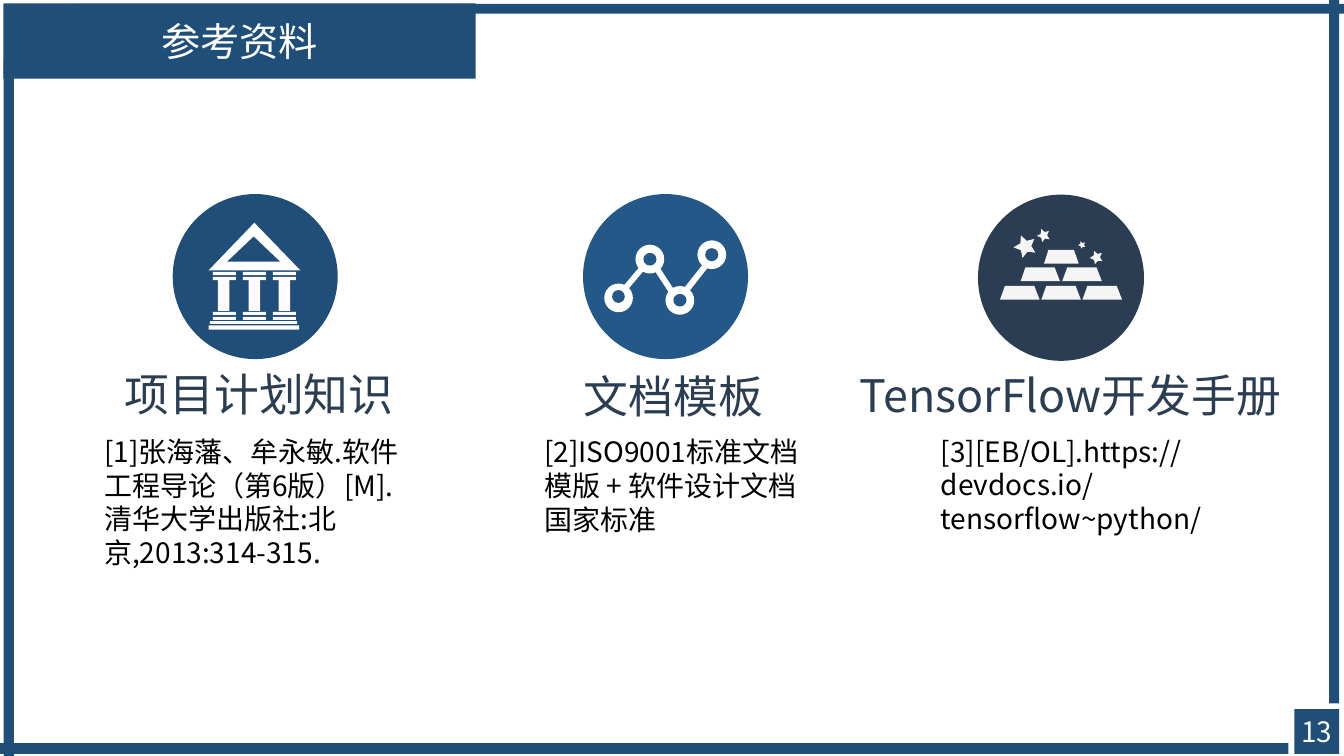
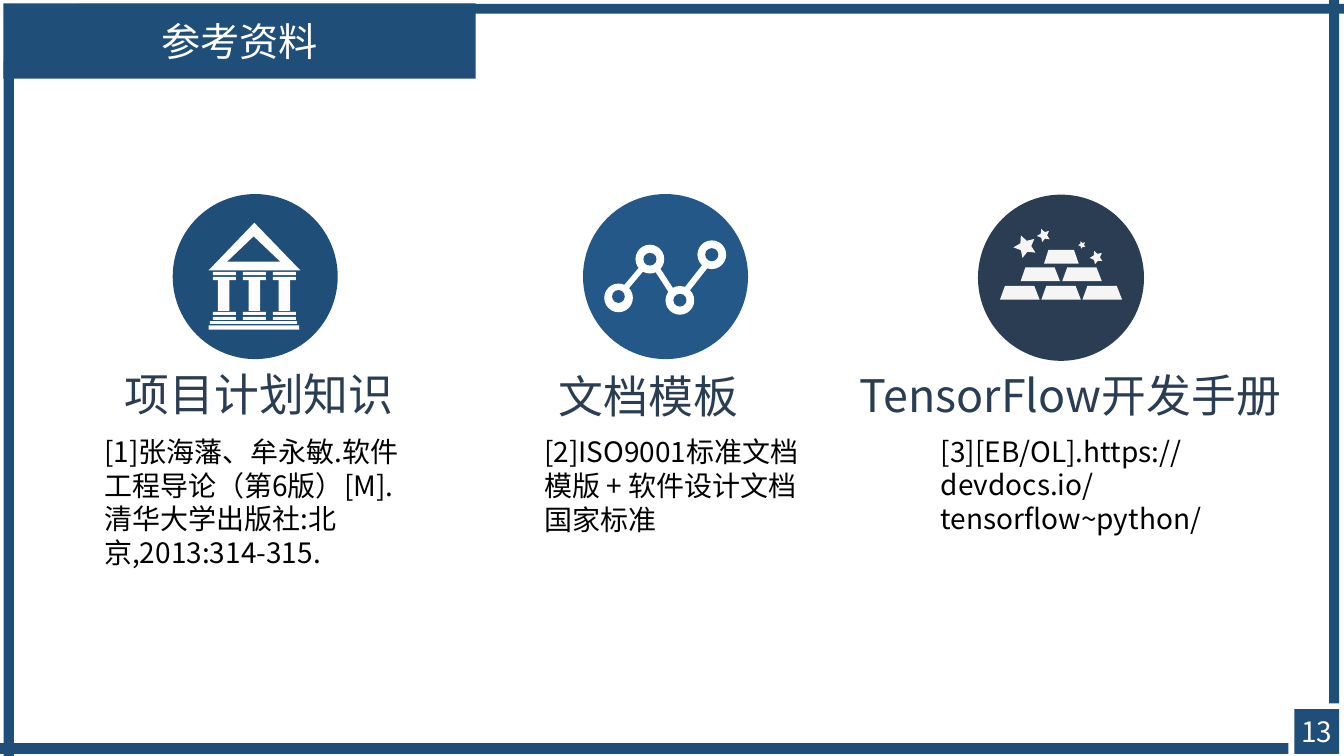
Before and after one commit to avgstuBoboge/SE2020-document, a slide deck: slide 13 of ppt/SE2020-G16-项目计划.ppt. Drawn at 1344x756 pixels with LibreOffice and Linux fonts; fonts in the diff are those of the drawing. Boxes give left, top, right and bottom in pixels: in the first picture for what was removed or moved away, otherwise in the second. Text is boxed around its words. In the diff, an @@ line names an element or a change of style, - is before the commit and + after.

```diff
--- a/ppt/SE2020-G16-项目计划.ppt
+++ b/ppt/SE2020-G16-项目计划.ppt
@@ text "文档模板" moved from (x1=584, y1=375, x2=763, y2=417) to (x1=559, y1=375, x2=738, y2=417) @@
@@ text "文档模板" at (x1=559, y1=375, x2=738, y2=417): indent changed @@
```
Also in this commit, not shown: 4 other slides changed, 1 other file.
